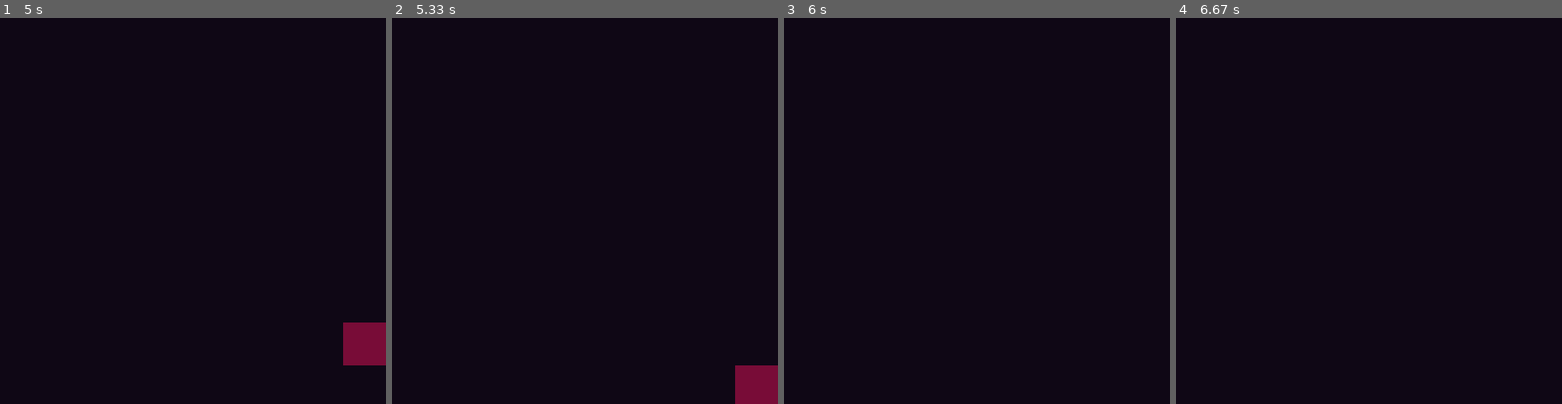
Above: before the commit, frames 1-4 (left to right).
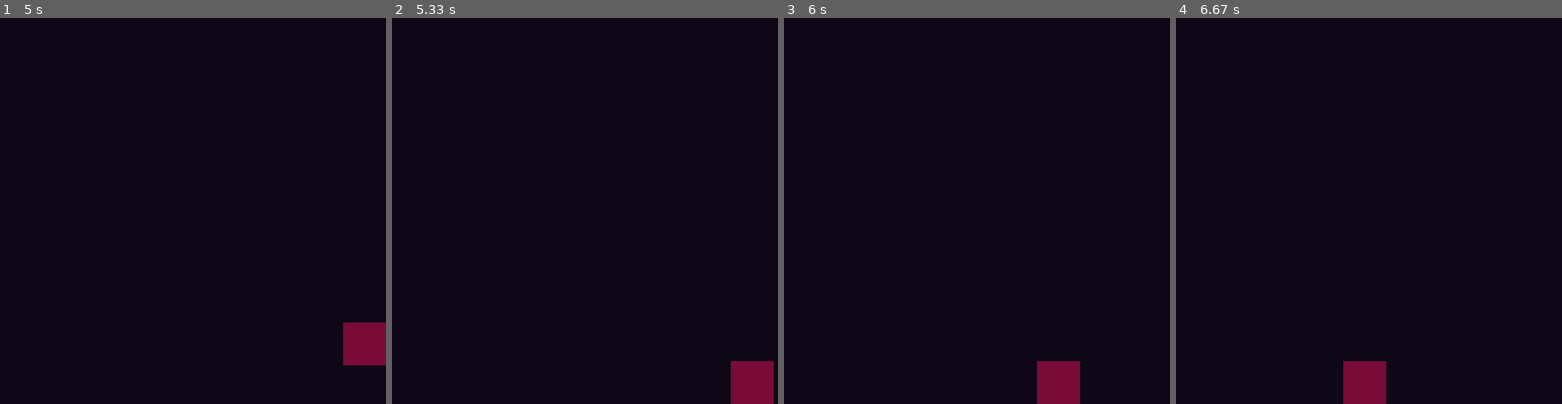
Above: after the commit, the same moments.

Repository: portfolio-AB/pygame
Game: pygame game, started from spiral.py
Two runs of this game, one before a commit and one after it. Both use one fixed random seed, a clock stepped at 60 frames per second and the inputs below.
Inputs:
- Up to frame 1 (5 s): no input
- Up to frame 2 (5.33 s): no input
- Up to frame 3 (6 s): no input
- Up to frame 4 (6.67 s): no input

Frame 1 is identical in both runs. In frame 2, 0.3% of the frame differs, in the area x 87-100%, y 88-100%; in frame 3, 1.2%, in the area x 65-77%, y 88-100%; in frame 4, 1.2%.

Commit message:
spiral hw

Diff:
--- a/spiral.py
+++ b/spiral.py
@@ -15,7 +15,7 @@
         self.left = False
         self.right = True
         self.speed = 5
-        self.border_change = 10
+        self.border_change = 30
         self.top_border = 0
         self.bottom_border = HEIGHT
         self.left_border = 0
@@ -31,30 +31,36 @@
         self.down = down
 
     def update(self):
+        if self.bottom_border - self.top_border <= 0 or self. right_border-self.left_border <= 0:
+            return
+
         if self.left:
             self.rect.x -= self.speed
+            if self.rect.left <= self.left_border:
+                self.direction_change(False, False, False, True)
+                self.left_border += self.border_change
+                return
+
         if self.right:
             self.rect.x += self.speed
+            if self.rect.right >= self.right_border:
+                self.direction_change(False, True, False, False)
+                self.right_border -= self.border_change
+                return
+
         if self.up:
             self.rect.y -= self.speed
+            if self.rect.top <= self.top_border:
+                self.direction_change(True, False, False, False)
+                self.top_border += self.border_change
+                return
+
         if self.down:
             self.rect.y += self.speed
-
-        if self.rect.right + 5 > self.right_border:
-            self.direction_change(False, True, False, False)
-            return
-
-        if self.rect.bottom + 5 > self.bottom_border:
-            self.direction_change(False, False, True, False)
-            return
-
-        if self.rect.left - 5 < self.left_border:
-            self.direction_change(False, False, False, True)
-            return
-
-        if self.rect.top - 5 < self.top_border:
-            self.direction_change(True, False, False, False)
-            return
+            if self.rect.bottom >= self.bottom_border:
+                self.direction_change(False, False, True, False)
+                self.bottom_border -= self.border_change
+                return
 
 
 WIDTH = 450
